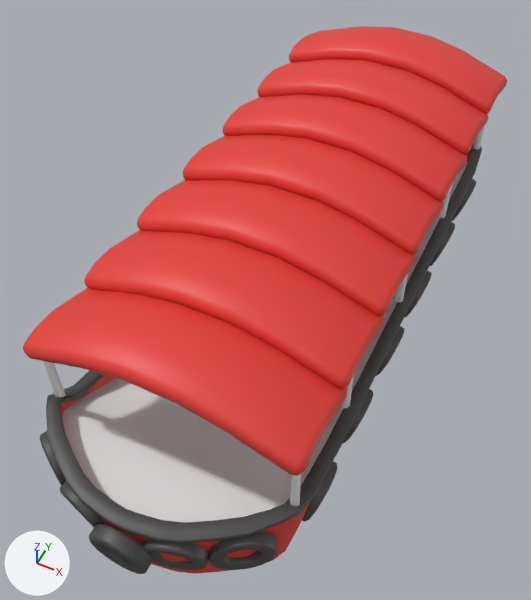
Two versions of the FBX model Assets/_Main/Art/Models/Sm_10carsShip.fbx, one commit apart.
Both versions are drawn from a 50 mm camera at (2.17, -5.05, 6.05) aimed at (-0.2, -0.31, 0.13). Every picture has the same lights, and +X, +Y and +Z are marked at lower left. Where no turn or scale is listed for an object, it has been applied to the vertices.

Names of what the first picture shows: 'boat_low.004', 'boat_low.008', 'boat_low.015', 'boat_low.016'.
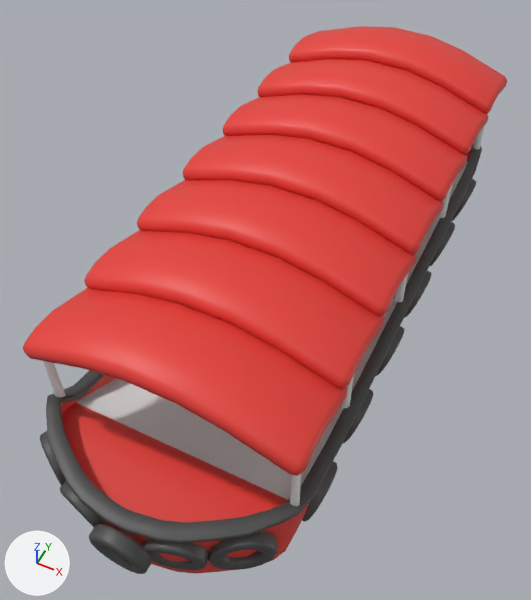
Boxes [x1, y1, x2, y2] around the edits, measured in the pictures (531 x 600 px):
part 1 of me_cube_077, cut back
    before: [62, 378, 313, 523]
    after: [76, 378, 313, 500]
part 2 of me_cube_034, added (red)
    after: [62, 403, 287, 523]

What changed in the scene script:
```text
Change me_cube_077:
    used by ob_boat_low_004; location = (0.0, 0.0, 0.0)
    remove me_cube_077.from_pydata(...)  # 3245 vertices, 3172 faces; spans x -1.26..1.27, y -3.45..3.36, z -0.53..0.66
    add me_cube_077.from_pydata(...)  # 3236 vertices, 3166 faces; spans x -1.26..1.27, y -3.45..3.36, z -0.53..0.66
    me_cube_077 part 1
    12 vertices are removed from x -1.11..1.11, y -3.24..-2.56, z 0.41
    8 faces are deleted
    3 vertices move from x -1.15..1.15, y -2.47, z 0.38 to x -1.14..1.14, y -2.29, z 0.28
    3 vertices are added at (0.0, -2.4, 0.33), (-1.15, -2.4, 0.33), (1.14, -2.4, 0.33)
    2 new faces join them, mat_m_ship_02 (white #e7e7e7)
Change me_cube_034:
    used by ob_boat_low_015; location = (0.0, 0.0, 0.0)
    remove me_cube_034.from_pydata(...)  # 506 vertices, 416 faces; spans x -1.19..1.2, y -3.28..3.37, z -1.02..0.59
    add me_cube_034.from_pydata(...)  # 524 vertices, 426 faces; spans x -1.19..1.2, y -3.28..3.37, z -1.02..0.59
    me_cube_034 part 2: a new loose piece of 18 vertices spanning x -1.15..1.15, y -3.24..-2.4, z 0.33..0.41, in mat_m_ship_01 (red #e73f37)
```
